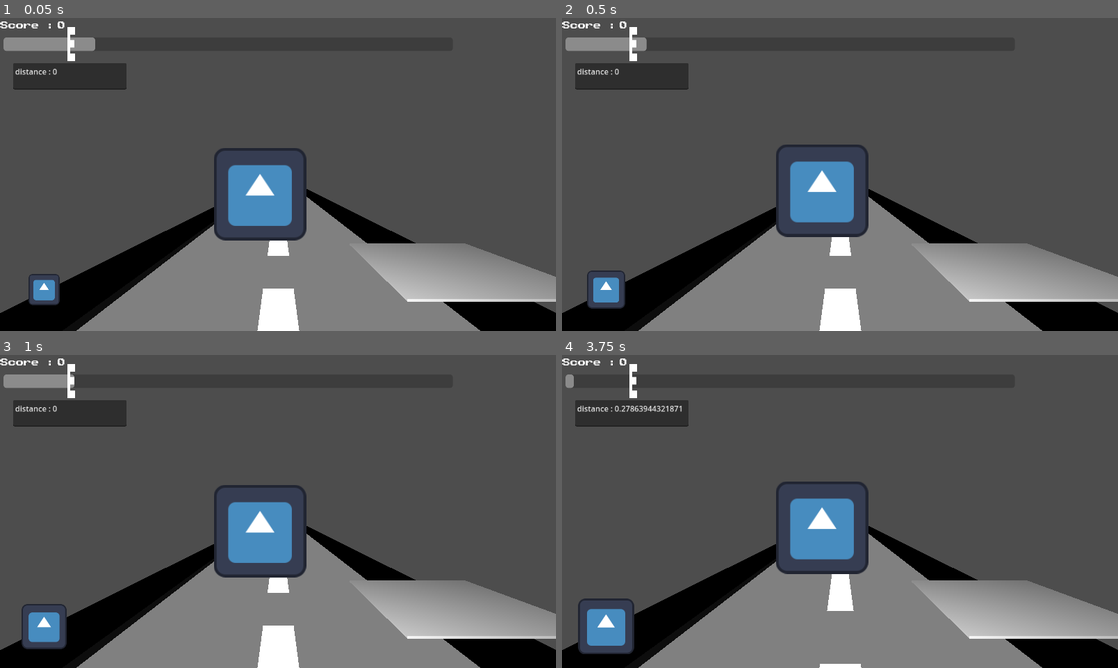
Above: before the commit, frames 1-4 (two rows, left to right).
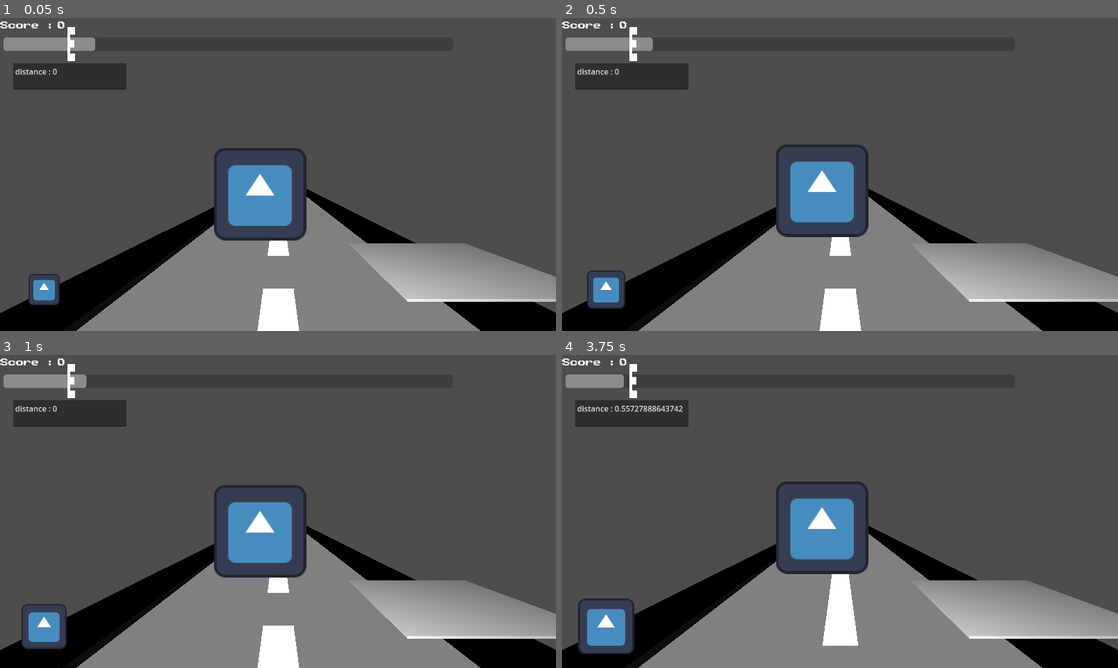
Above: after the commit, the same moments.

Repository: Mastoast/AntiCapitalism
Game: Godot game, scene res://scenes/capitalist_level.tscn
The game is run twice, just before and just after one commit, with the same random seed, the same clock (stepped at 60 frames per second) and the same inputs. The engine's default icon, where the game draws it, is replaced by a stand-in: a white triangle on a blue panel in a dark square. Sound files missing from this copy of the repository are replaced by a short silence.
Inputs:
- Up to frame 1 (0.05 s): no input
- Up to frame 2 (0.5 s): no input
- Up to frame 3 (1 s): tap Enter (ui_accept) at 0.5 s; hold D (input_right) from 0.53 s (still down); hold Enter (ui_accept) from 0.53 s (still down)
- Up to frame 4 (3.75 s): release D (input_right) at 1.28 s; release Enter (ui_accept) at 1.28 s; hold Down (input_down) 1.28-2.03 s; tap E (input_action) at 1.35, 3.6 s; tap Enter (ui_accept) at 1.52, 1.55, 1.82, 2.3, 2.85, 3.02, 3.32 s; hold D (input_right) 2.03-2.78 s; hold Space (input_begin) 2.03-2.78 s; hold Up (input_up) 2.78-3.53 s; hold Left (input_left) from 3.53 s (still down); hold Enter (ui_accept) from 3.53 s (still down)

Frame 1 is identical in both runs. In frame 2, less than 0.1% of the frame differs, in the area x 14-17%, y 6-11%; in frame 3, 0.1%; in frame 4, 1.3%, in the area x 1-54%, y 6-100%.

Commit message:
Enable pattern position

Diff:
--- a/scenes/capitalist_level.tscn
+++ b/scenes/capitalist_level.tscn
@@ -10,8 +10,9 @@
 
 [node name="capitalist_level" type="Node3D"]
 script = ExtResource("1_2kj73")
-truck_speed = 1.0
+truck_speed = 2.0
 trash_pickup_distance = 0.2
+combo_bar_decrease_speed = 2.0
 
 [node name="Camera" type="Camera3D" parent="."]
 current = true
@@ -69,15 +70,6 @@
 [node name="truck" parent="." instance=ExtResource("3_dewsc")]
 position = Vector2(538, 364)
 
-[node name="TrashSpawn" type="Marker2D" parent="."]
-position = Vector2(556, -112)
-
-[node name="TrashInteraction" type="Marker2D" parent="."]
-position = Vector2(798, 423)
-
-[node name="TrashDespawn" type="Marker2D" parent="."]
-position = Vector2(926, 756)
-
 [node name="rythm_helper" parent="." instance=ExtResource("4_42vja")]
 position = Vector2(90, 562)
 
--- a/scripts/pattern_player.gd
+++ b/scripts/pattern_player.gd
@@ -16,7 +16,7 @@
 
 var buffer_qte = []
 var pattern_start
-var last_pos = Vector2(200, 200)
+var last_pos
 var qte_count = 0
 
 #func _ready():
@@ -57,8 +57,8 @@
 func spawn_qte_on_time():
 	if !buffer_qte.is_empty():
 		if StaticMusic.get_player_total_position() >= pattern_start + buffer_qte[0]["delay"] * StaticMusic.beat_length - buffer_qte[0]["timer"] * StaticMusic.beat_length:
-			spawn_qte(StaticMusic.beat_length * buffer_qte[0]["timer"], last_pos, buffer_qte[0]["input"])
-			last_pos.x = 200 + (int)(last_pos.x + 100) % 800
+			spawn_qte(StaticMusic.beat_length * buffer_qte[0]["timer"], buffer_qte[0]["position"], buffer_qte[0]["input"])
+#			last_pos.x = 200 + (int)(last_pos.x + 100) % 800
 			buffer_qte.pop_front()
 
 func spawn_qte(timer, position, input):
